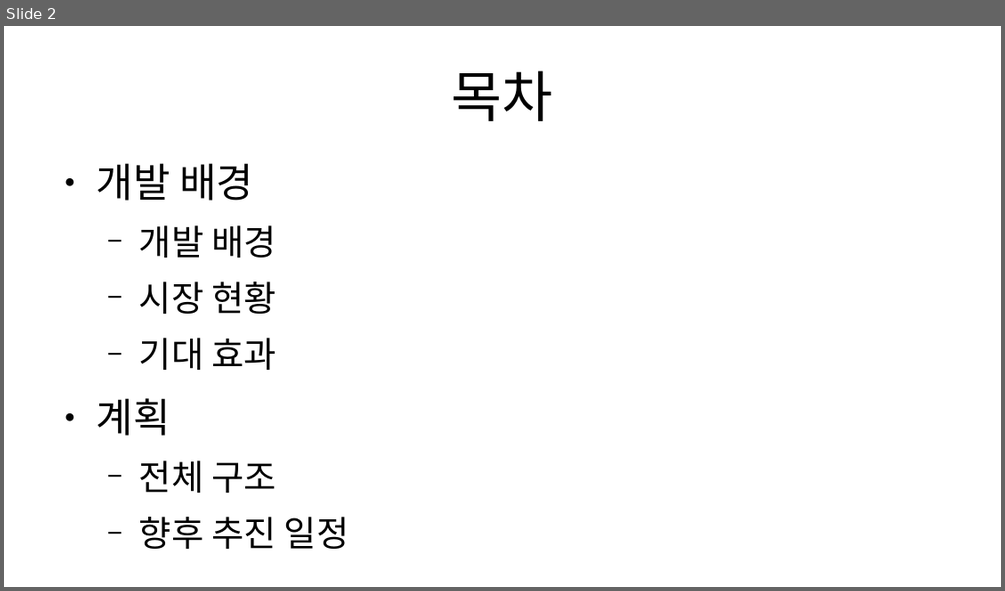
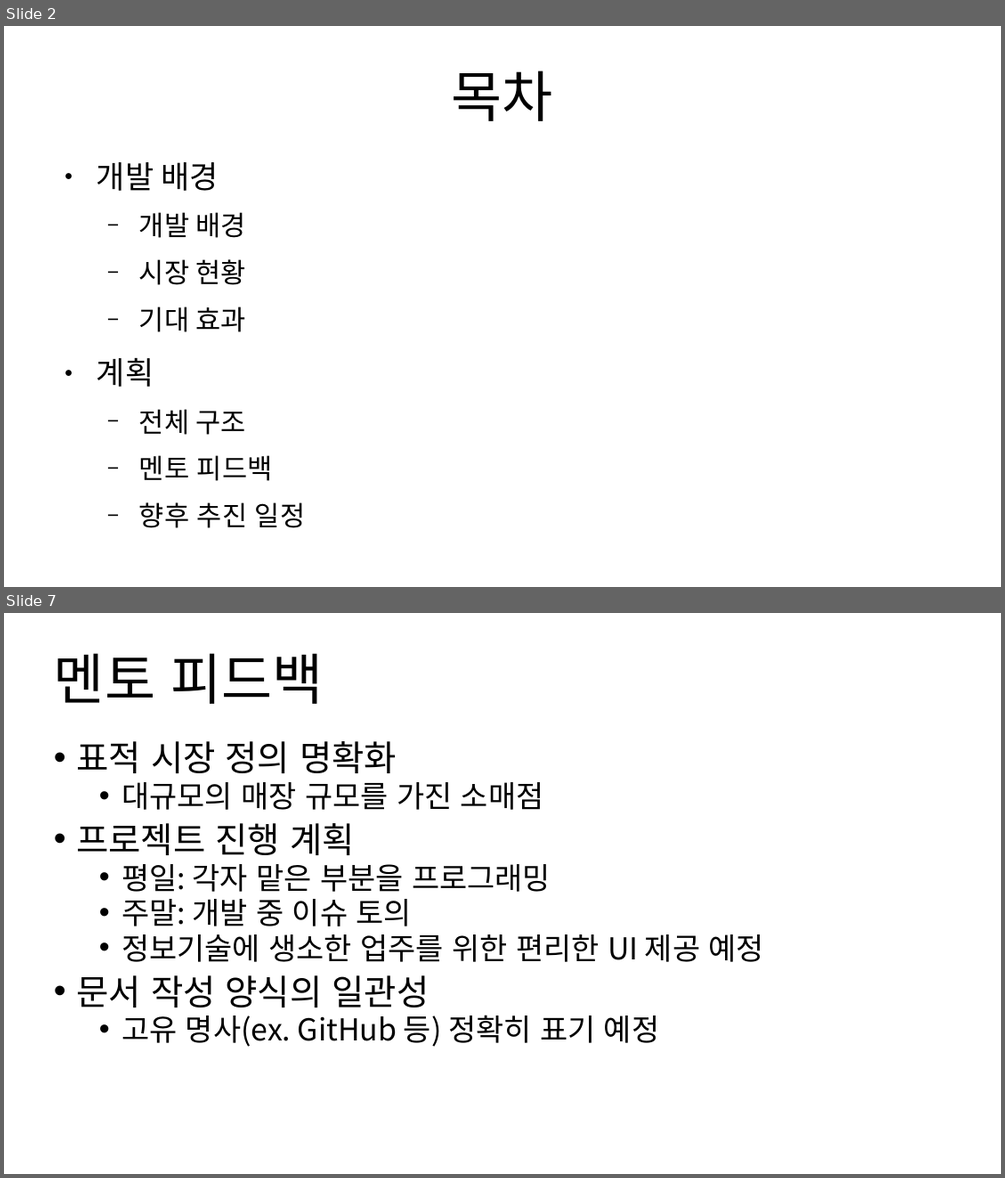
Before and after one commit to BerryWell/CapstoneDesign-2019-02, a slide deck: 발표 자료_3주차.pptx. Shown one above the other, each under a label of ours: slide 2 before the commit, slides 2 and 7 after it; the slides between them are not shown. The pictures are 1005x591 and 1005x1178 pixels, drawn with LibreOffice and Linux fonts; fonts in the diff are those of the drawing. Boxes give left, top, right and bottom in pixels: in the first picture for what was removed or moved away, otherwise in the second. Text is boxed around its words. In the diff, an @@ line names an element or a change of style, - is before the commit and + after.

```diff
--- a/발표 자료_3주차.pptx
+++ b/발표 자료_3주차.pptx
@@ slide 7 added at [4,613,1001,1174], background #FFFFFF @@
@@ title added at [54,653,324,704], 44 pt, text #000000 @@
+멘토 피드백
@@ text added at [76,741,764,1046], 24 pt, text #000000 @@
+• 표적 시장 정의 명확화
+  • 대규모의 매장 규모를 가진 소매점
+• 프로젝트 진행 계획
+  • 평일: 각자 맡은 부분을 프로그래밍
+  • 주말: 개발 중 이슈 토의
+  • 정보기술에 생소한 업주를 위한 편리한 UI 제공 예정
+• 문서 작성 양식의 일관성
+  • 고유 명사(ex. GitHub 등) 정확히 표기 예정
@@ slide 2 changed as well @@
@@ text at [97,162,305,528]: size 32 to 24.8 pt in "개발 배경", "계획"; size 28 to 21.7 pt in "개발 배경", "시장 현황", "기대 효과", "전체 구조" and 1 more places @@
@@ text at [139,455,273,481]: paragraph added @@
+  − 멘토 피드백
```
Also in this commit, not shown: 4 other slides changed, 3 other slides added, 1 other file.
